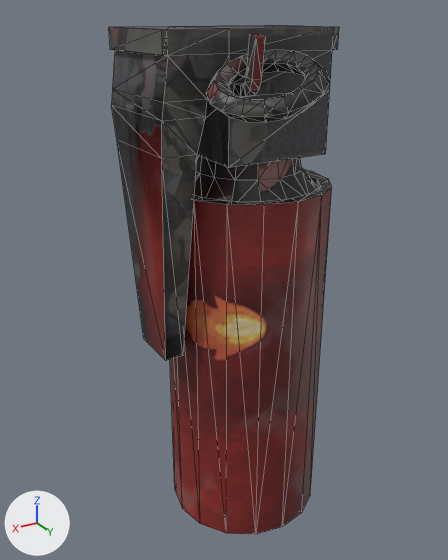
Renders of the glTF model addons/fc_weapons/assets/models/incendiary_grenade.glb from each side of a commit.
Camera for both pictures: a 50 mm camera at (0.1036, 0.1587, 0.1087) aimed at (0.0102, 0.003, 0.0308). The axes (+X, +Y, +Z) are drawn at lower left. The lights are the same throughout. The picture after the commit comes second. Mesh edges are drawn as thin lines. Where no turn or scale is listed for an object, it has been applied to the vertices. Vertices at exactly the same position are counted once.

The first picture shows 'incendiary_low', 'incendiaryhaut_low', 'incendiaryrond_low.001'.
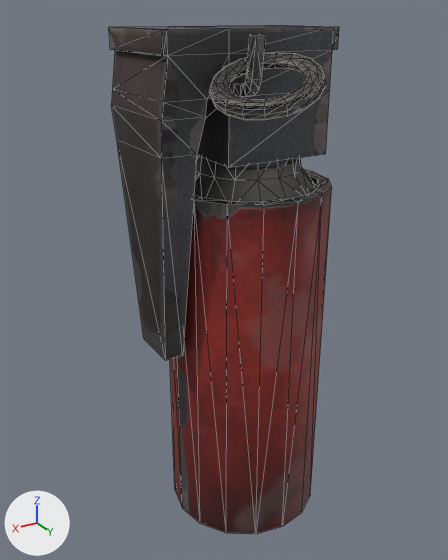
Edits to the bpy script that builds the scene:
```text
Change me_cylinder_031:
    where me_cylinder_031.from_pydata(...)  # 114 vertices, 224 faces; spans x -0.026..0.026, y -0.026..0.026, z -0.0575..0.0726
    used by ob_incendiary_low; location = (0.0, 0.0, 0.0)
    me_cylinder_031 part 1: texture (UV) coordinates of 224 of 224 faces, centred in x -0.0254..0.0254, y -0.0254..0.0254, z -0.0575..0.0726, changed; they spanned u 0.0..0.97, v 0.0..1.0 and now span u 0.0..0.84, v 0.0..1.0
Change me_cube_099:
    where me_cube_099.from_pydata(...)  # 68 vertices, 126 faces; spans x -0.0186..0.0361, y -0.0167..0.0265, z -0.0759..0.018
    used by ob_incendiaryhaut_low; location = (0.0001, 0.0, 0.0871)
    me_cube_099 part 2: texture (UV) coordinates of 126 of 126 faces, centred in x -0.0186..0.036, y -0.0167..0.0261, z -0.0759..0.018, changed; they spanned u 0.0..0.96, v 0.0..0.96 and now span u 0.0..0.94, v 0.0..0.85
Change me_cylinder_038:
    used by ob_incendiaryrond_low_001; location = (0.0, 0.0, 0.0)
    remove me_cylinder_038.from_pydata(...)  # 68 vertices, 136 faces; spans x 0.0009..0.0288, y 0.0166..0.0452, z 0.0855..0.1003
    add me_cylinder_038.from_pydata(...)  # 184 vertices, 353 faces; spans x 0.0015..0.0283, y 0.0173..0.0445, z 0.0863..0.0996
    me_cylinder_038 part 3
    30 vertices are removed from x 0.0016..0.0288, y 0.0166..0.0445, z 0.0855..0.0993
    111 faces are deleted
    21 vertices move from x 0.0009..0.0272, y 0.0183..0.0452, z 0.0857..0.1003 to x 0.004..0.0251, y 0.0201..0.0413, z 0.0878..0.0995
    146 vertices are added at x 0.0015..0.0283, y 0.0173..0.0445, z 0.0863..0.0996
    328 new faces join them
    me_cylinder_038 part 4: 25 kept faces spanning x 0.0047..0.0251, y 0.0201..0.0409, z 0.0878..0.0985 get new texture (UV) coordinates
```

Location of each change, [x1, y1, x2, y2] in pixels of the pictures (448 x 560 px):
'incendiaryrond_low.001', reshaped (8% shorter): before [206, 50, 329, 123]; after [209, 53, 326, 120]
part 1 of me_cylinder_031, surface changed: [170, 155, 332, 534] in both
part 2 of me_cube_099, surface changed: [109, 26, 339, 361] in both
part 3 of me_cylinder_038, cut back: before [206, 51, 329, 123]; after [209, 53, 326, 120]
part 4 of me_cylinder_038, surface changed: before [214, 50, 297, 100]; after [223, 58, 296, 100]
